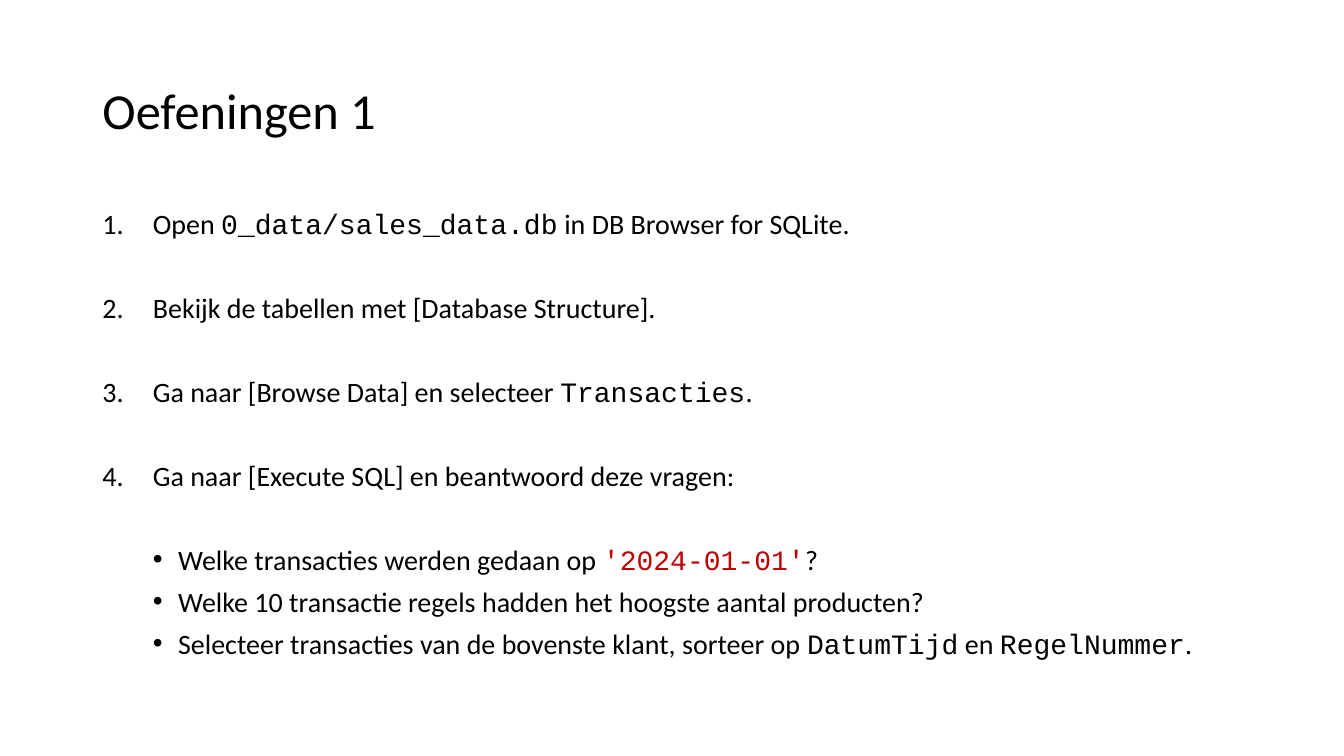
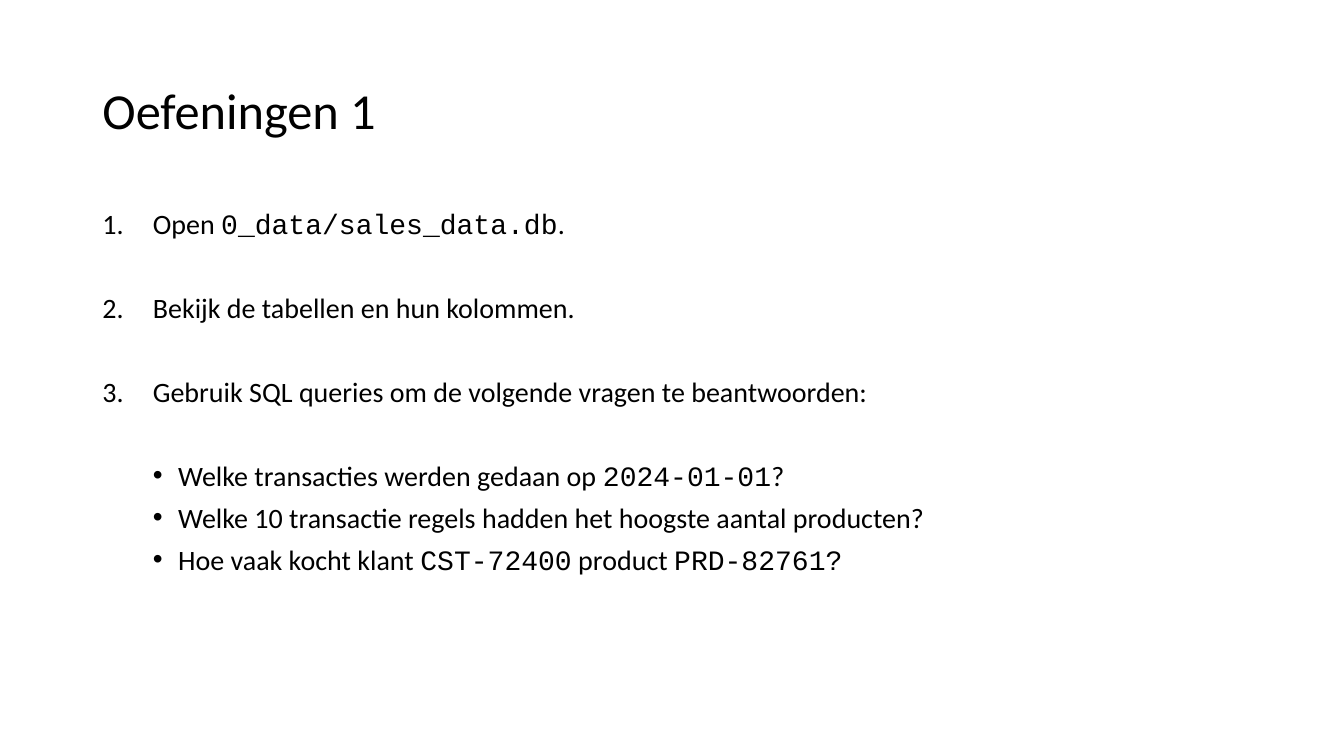
Before and after one commit to LFKoning/knowledge-sharing, a slide deck: slide 18 of sql_course_2p/1_basics/1_basics.pptx. Drawn at 1344x756 pixels with LibreOffice and Linux fonts; fonts in the diff are those of the drawing. Boxes give left, top, right and bottom in pixels: in the first picture for what was removed or moved away, otherwise in the second. Text is boxed around its words. In the diff, an @@ line names an element or a change of style, - is before the commit and + after.

```diff
--- a/sql_course_2p/1_basics/1_basics.pptx
+++ b/sql_course_2p/1_basics/1_basics.pptx
@@ text at (x1=153, y1=214, x2=867, y2=491): text changed @@
-1. Open 0_data/sales_data.db in DB Browser for SQLite.
-2. Bekijk de tabellen met [Database Structure].
-3. Ga naar [Browse Data] en selecteer Transacties.
-4. Ga naar [Execute SQL] en beantwoord deze vragen:
-  • Welke transacties werden gedaan op '2024-01-01'?
+1. Open 0_data/sales_data.db.
+2. Bekijk de tabellen en hun kolommen.
+3. Gebruik SQL queries om de volgende vragen te beantwoorden:
+  • Welke transacties werden gedaan op 2024-01-01?
@@ text at (x1=178, y1=550, x2=842, y2=575): text changed @@
-  • Selecteer transacties van de bovenste klant, sorteer op DatumTijd en RegelNummer.
+  • Hoe vaak kocht klant CST-72400 product PRD-82761?
```
Also in this commit, not shown: 19 other slides changed, 1 slide added, 9 other files.
